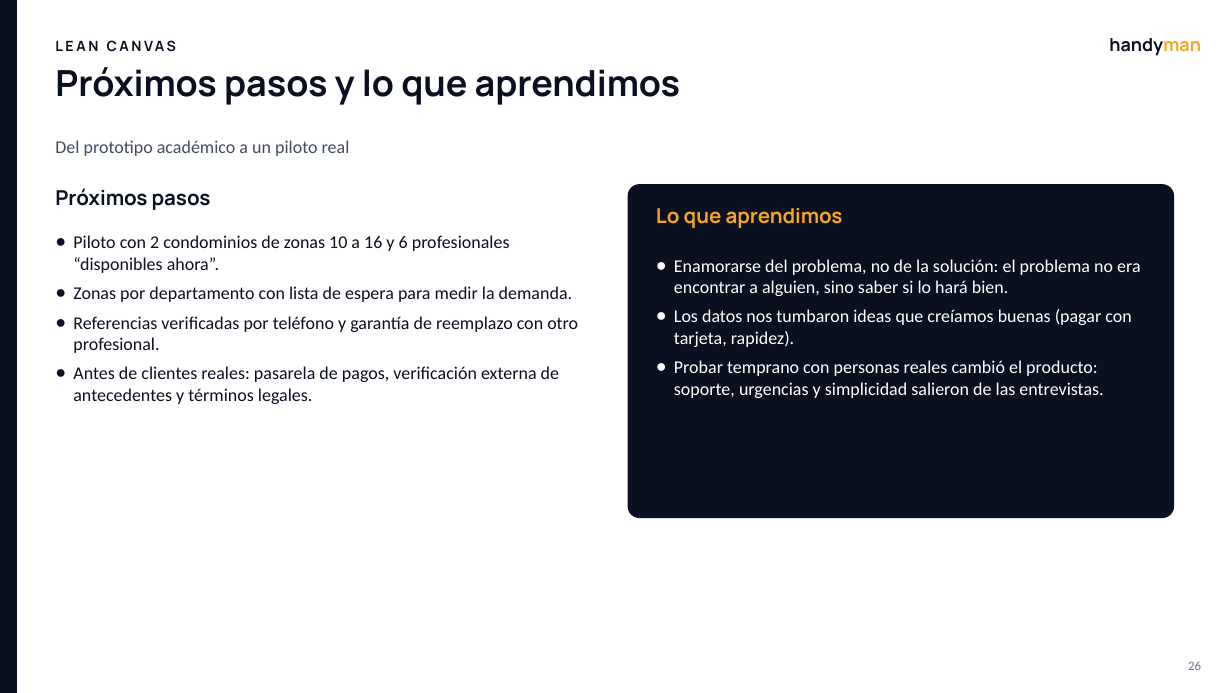
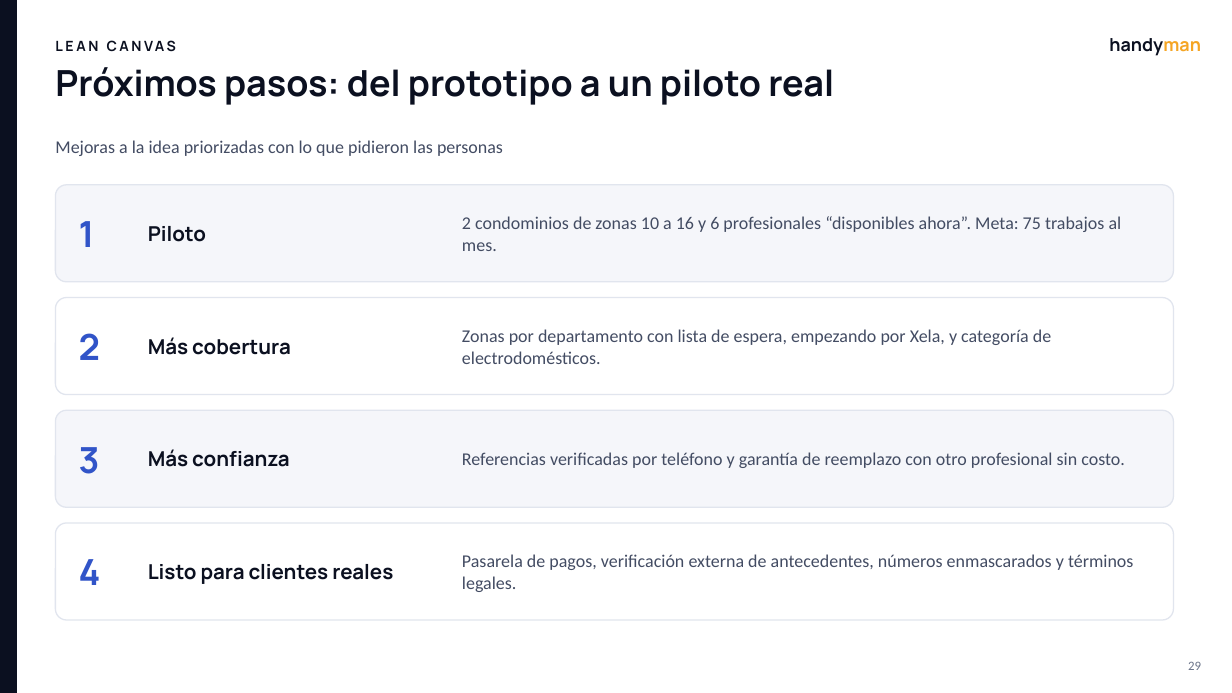
Before and after one commit to matcodez/handyman, a slide deck: slide 29 of docs/Handyman_Presentacion_Final.pptx (slide 26 before the commit). Drawn at 1232x693 pixels with LibreOffice and Linux fonts; fonts in the diff are those of the drawing. Boxes give left, top, right and bottom in pixels: in the first picture for what was removed or moved away, otherwise in the second. Text is boxed around its words. In the diff, an @@ line names an element or a change of style, - is before the commit and + after.

```diff
--- a/docs/Handyman_Presentacion_Final.pptx
+++ b/docs/Handyman_Presentacion_Final.pptx
@@ text at [55, 67, 834, 105]: text changed @@
-Próximos pasos y lo que aprendimos
+Próximos pasos: del prototipo a un piloto real
@@ text at [55, 140, 503, 156]: text changed @@
-Del prototipo académico a un piloto real
+Mejoras a la idea priorizadas con lo que pidieron las personas
@@ text removed at [55, 188, 211, 210] @@
-Próximos pasos
@@ rounded rectangle added at [55, 185, 1174, 282], fill #F5F6FA, outline #E1E5EE 1 pt @@
@@ text "2 condominios de zonas 10 ..." at [462, 216, 1122, 251]: vertical alignment top to middle @@
@@ rounded rectangle removed at [628, 185, 1174, 518] @@
@@ text removed at [73, 235, 578, 404] @@
-● Piloto con 2 condominios de zonas 10 a 16 y 6 profesionales “disponibles ahora”.
-● Zonas por departamento con lista de espera para medir la demanda.
-● Referencias verificadas por teléfono y garantía de reemplazo con otro profesional.
-● Antes de clientes reales: pasarela de pagos, verificación externa de antecedentes y términos legales.
@@ text added at [79, 221, 95, 247], 28 pt, text #3154C8, bold @@
+1
@@ text added at [148, 226, 206, 242], 16 pt, text #0B1020, bold @@
+Piloto
@@ text at [462, 216, 1122, 251]: text changed; size 16 to 14 pt; font Manrope to Calibri; text colour #F5A524 to #434C63; bold off @@
-Lo que aprendimos
+2 condominios de zonas 10 a 16 y 6 profesionales “disponibles ahora”. Meta: 75 trabajos al mes.
@@ text removed at [674, 259, 1140, 398] @@
-● Enamorarse del problema, no de la solución: el problema no era encontrar a alguien, sino saber si lo hará bien.
-● Los datos nos tumbaron ideas que creíamos buenas (pagar con tarjeta, rapidez).
-● Probar temprano con personas reales cambió el producto: soporte, urgencias y simplicidad salieron de las entrevistas.
@@ rounded rectangle added at [55, 298, 1174, 395], fill #FFFFFF, outline #E1E5EE 1 pt @@
@@ text added at [462, 329, 1051, 364], 14 pt, text #434C63 @@
+Zonas por departamento con lista de espera, empezando por Xela, y categoría de electrodomésticos.
@@ text added at [79, 333, 100, 360], 28 pt, text #3154C8, bold @@
+2
@@ text added at [148, 337, 291, 355], 16 pt, text #0B1020, bold @@
+Más cobertura
@@ rounded rectangle added at [55, 410, 1174, 507], fill #F5F6FA, outline #E1E5EE 1 pt @@
@@ text added at [79, 447, 100, 474], 28 pt, text #3154C8, bold @@
+3
@@ text added at [148, 449, 289, 467], 16 pt, text #0B1020, bold @@
+Más confianza
@@ text added at [462, 452, 1125, 468], 14 pt, text #434C63 @@
+Referencias verificadas por teléfono y garantía de reemplazo con otro profesional sin costo.
@@ rounded rectangle added at [55, 523, 1174, 620], fill #FFFFFF, outline #E1E5EE 1 pt @@
@@ text added at [79, 559, 101, 585], 28 pt, text #3154C8, bold @@
+4
@@ text added at [148, 564, 393, 584], 16 pt, text #0B1020, bold @@
+Listo para clientes reales
@@ text added at [462, 554, 1133, 592], 14 pt, text #434C63 @@
+Pasarela de pagos, verificación externa de antecedentes, números enmascarados y términos legales.
@@ text at [1188, 661, 1201, 670]: text changed @@
-26
+29
```
Also in this commit, not shown: 24 other slides changed, 3 slides added, 2 other files.
